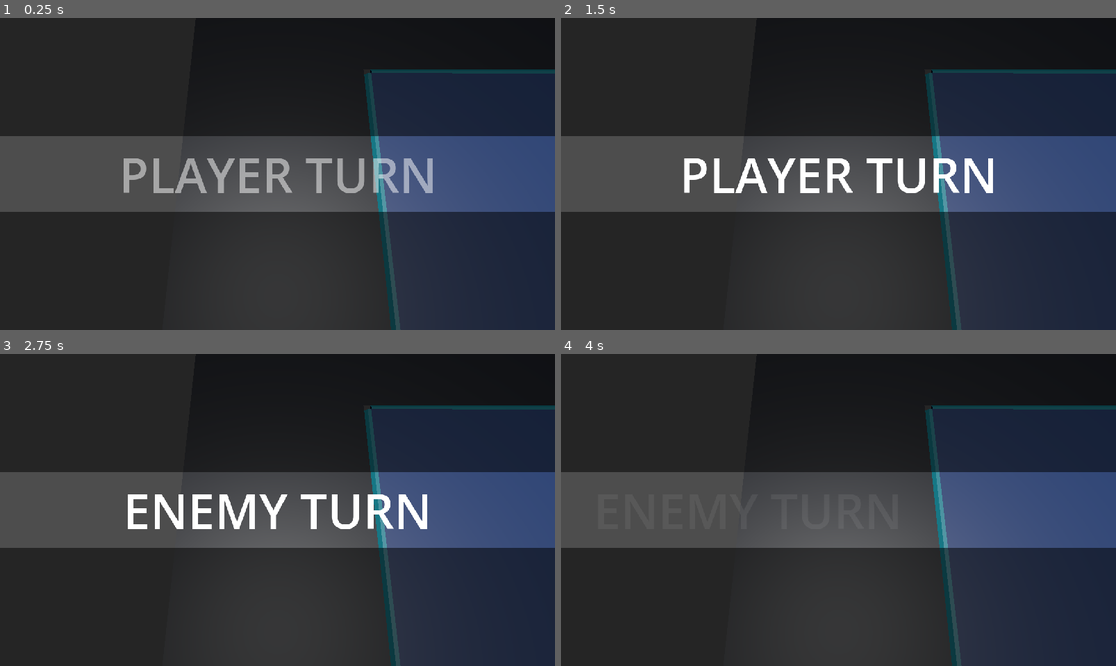
Above: before the commit, frames 1-4 (two rows, left to right).
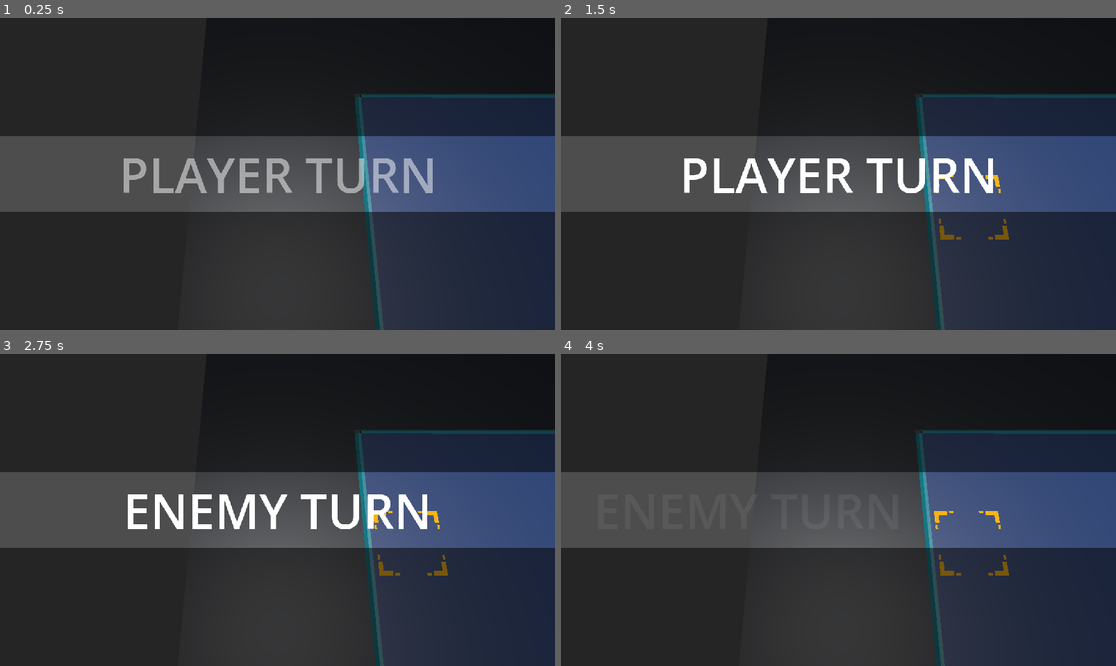
Above: after the commit, the same moments.

Repository: alanhaugen/bachelor-inn
Game: Godot game, scene res://scenes/levels/secondLevel.tscn
Two runs of this game, one before a commit and one after it. Both use one fixed random seed, a clock stepped at 60 frames per second and the inputs below. This scene is started directly instead of the project's main scene.
Inputs (mouse positions are in pixels of both pictures, inside the frame that each line leads up to):
- Up to frame 1 (0.25 s): no input
- Up to frame 2 (1.5 s): move the mouse to (960, 158) at 0.52 s; hold Right (pan_right) 0.53-1.25 s; hold Space (selected) 0.53-1.25 s; click (960, 158) at 0.67 s; tap Enter at 1.25 s; drag from (727, 189) to (810, 236) at 1.27 s
- Up to frame 3 (2.75 s): move the mouse to (333, 441) at 2.02 s; hold Right (pan_right) from 2.03 s (still down); hold Mouse wheel up (zoom_out) from 2.03 s (still down)
- Up to frame 4 (4 s): release Right (pan_right) at 2.75 s; release Mouse wheel up (zoom_out) at 2.75 s; drag from (810, 572) to (672, 463) at 2.77 s; tap Space (selected) at 3.5 s; move the mouse to (1005, 556) at 3.52 s; hold Left (pan_left) from 3.53 s (still down); hold Mouse wheel down (zoom_in) from 3.53 s (still down)

The runs differ from the first frame. In frame 1, 5.4% of the frame differs, in the area x 63-100%, y 16-100%; in frame 2, 5.4%; in frame 3, 5.4%; in frame 4, 5.6%.
Error in both runs: Cannot call method 'add_child' on a null value. (res://scripts/combat/level.gd:363)

Commit message:
Changed level 2 a little

Diff:
--- a/scenes/levels/secondLevel.tscn
+++ b/scenes/levels/secondLevel.tscn
@@ -13,6 +13,7 @@
 script = ExtResource("1_4ig3v")
 
 [node name="Map" type="GridMap" parent="."]
+transform = Transform3D(1, 0, 0, 0, 1, 0, 0, 0, 1, 0, -1, 0)
 mesh_library = ExtResource("1_quibh")
 data = {
 "cells": PackedInt32Array(0, 2, 21, 1, 2, 1048594, 2, 2, 1048594, 0, 1, 18, 0, 0, 18, 1, 0, 524304, 1, 1, 524304, 2, 1, …(4090 unchanged characters)…
@@ -25,6 +26,7 @@
 }
 
 [node name="MovementDots" type="GridMap" parent="."]
+transform = Transform3D(1, 0, 0, 0, 1, 0, 0, 0, 1, 0, -0.5, 0)
 mesh_library = ExtResource("3_oq4ji")
 
 [node name="Camera3D" type="Camera3D" parent="."]
